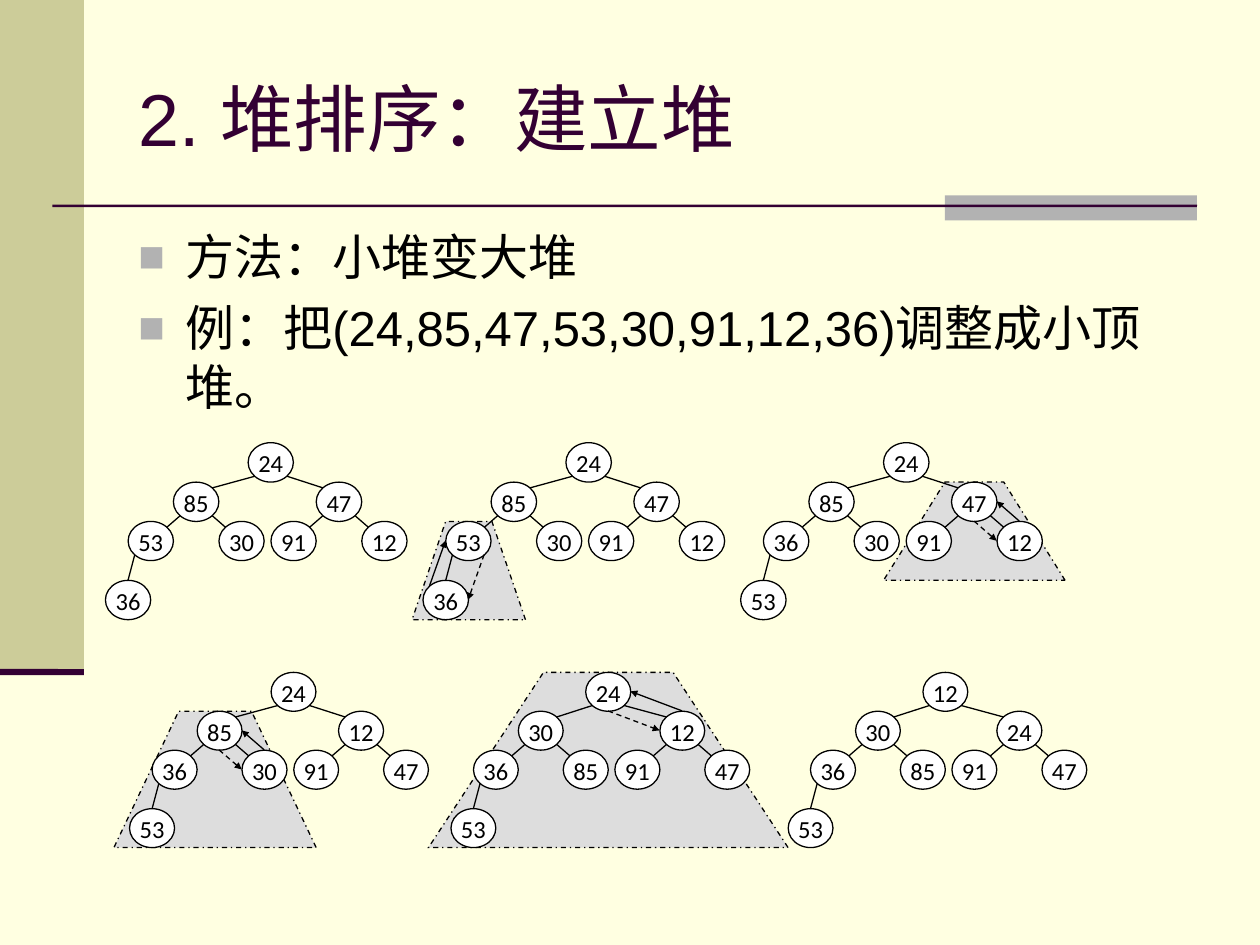
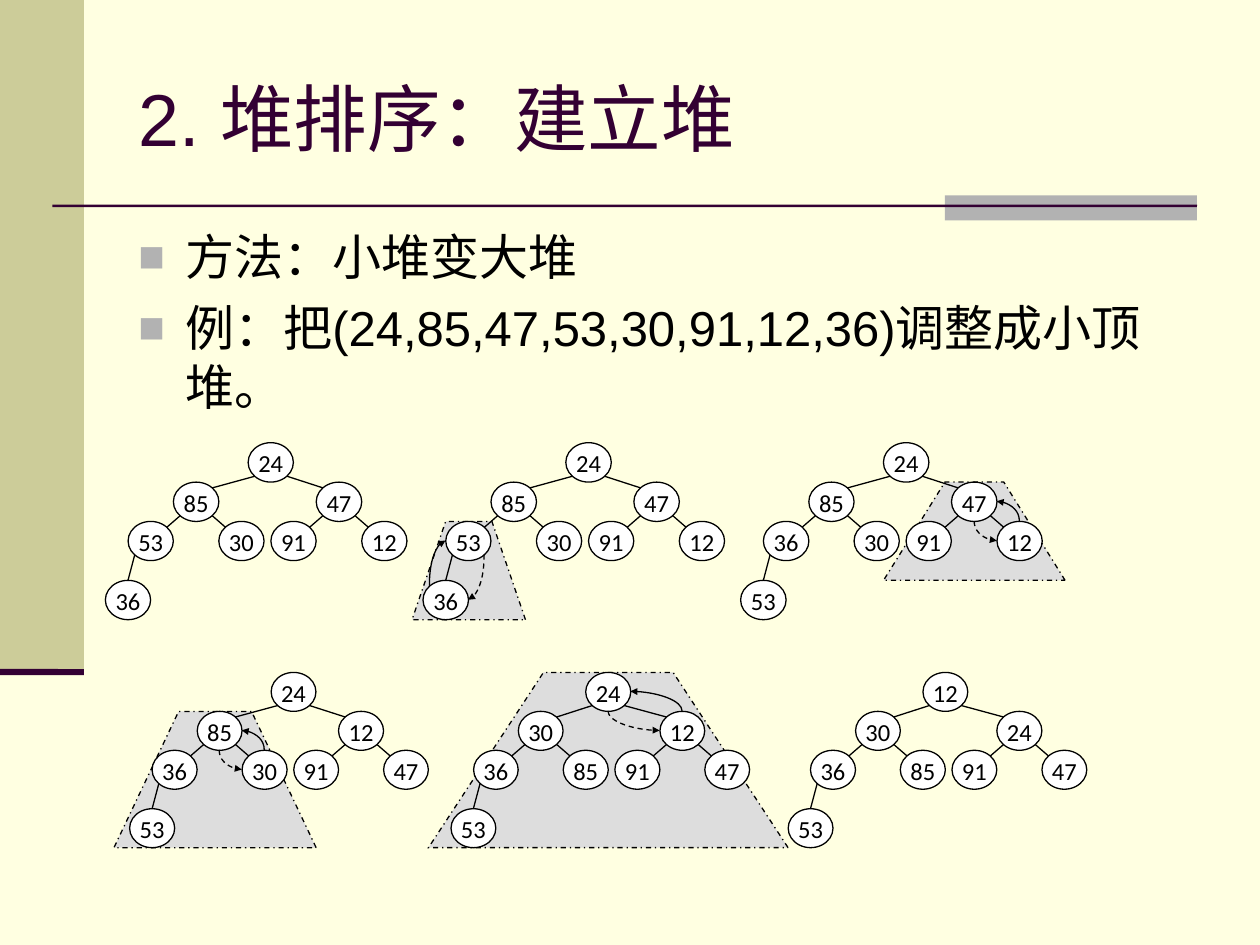
Before and after one commit to hueryan/beginnings-of-data-structure, a slide deck: slide 9 of ds-cpp/slides/PPT/ds10.4.ppt. Drawn at 1260x945 pixels with LibreOffice and Linux fonts; fonts in the diff are those of the drawing. Boxes give left, top, right and bottom in pixels: in the first picture for what was removed or moved away, otherwise in the second. Text is boxed around its words. In the diff, an @@ line names an element or a change of style, - is before the commit and + after.

```diff
--- a/ds-cpp/slides/PPT/ds10.4.ppt
+++ b/ds-cpp/slides/PPT/ds10.4.ppt
@@ arrow (1019, 522) - (997, 501): arrow to curved arrow; route changed @@
@@ arrow (974, 520) - (997, 541): arrow to curved arrow; route changed @@
@@ arrow (430, 586) - (446, 541): arrow to curved arrow; route changed @@
@@ arrow (484, 554) - (467, 600): arrow to curved arrow; route changed @@
@@ freeform shape at (113,712,315,848): outline redrawn @@
@@ arrow (609, 711) - (659, 731): arrow to curved arrow; route changed @@
@@ arrow (682, 711) - (630, 692): arrow to curved arrow; route changed @@
@@ arrow (265, 750) - (242, 731): arrow to curved arrow; route changed @@
@@ arrow (219, 750) - (242, 770): arrow to curved arrow; route changed @@
```
Also in this commit, not shown: 6 other slides changed, 2 slides added, 3 other files.
